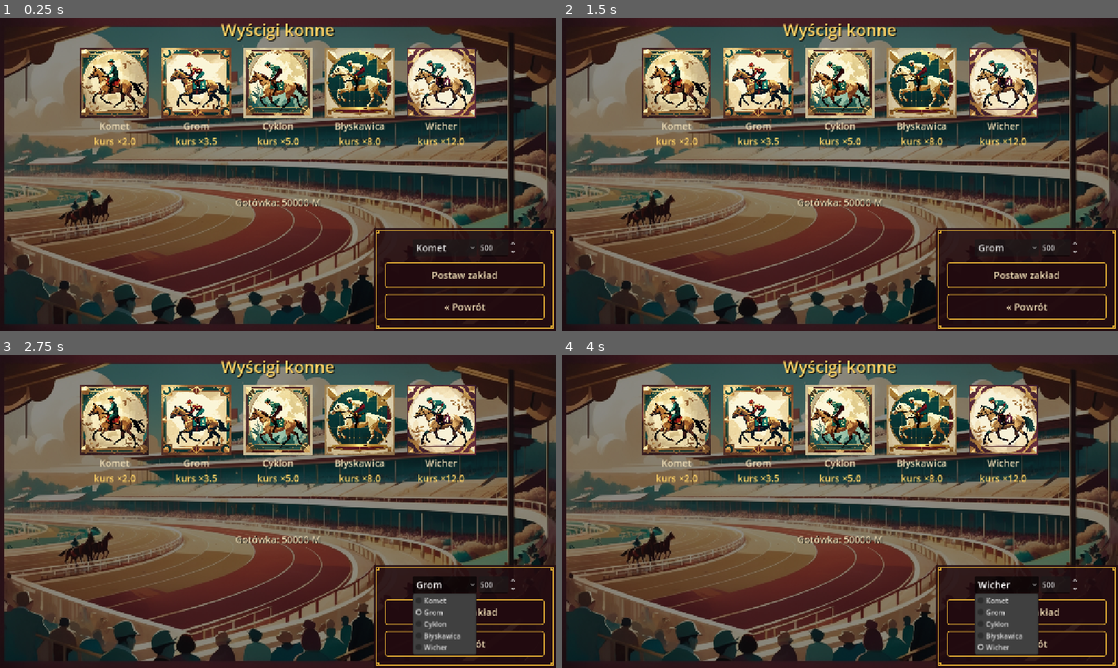
Above: before the commit, frames 1-4 (two rows, left to right).
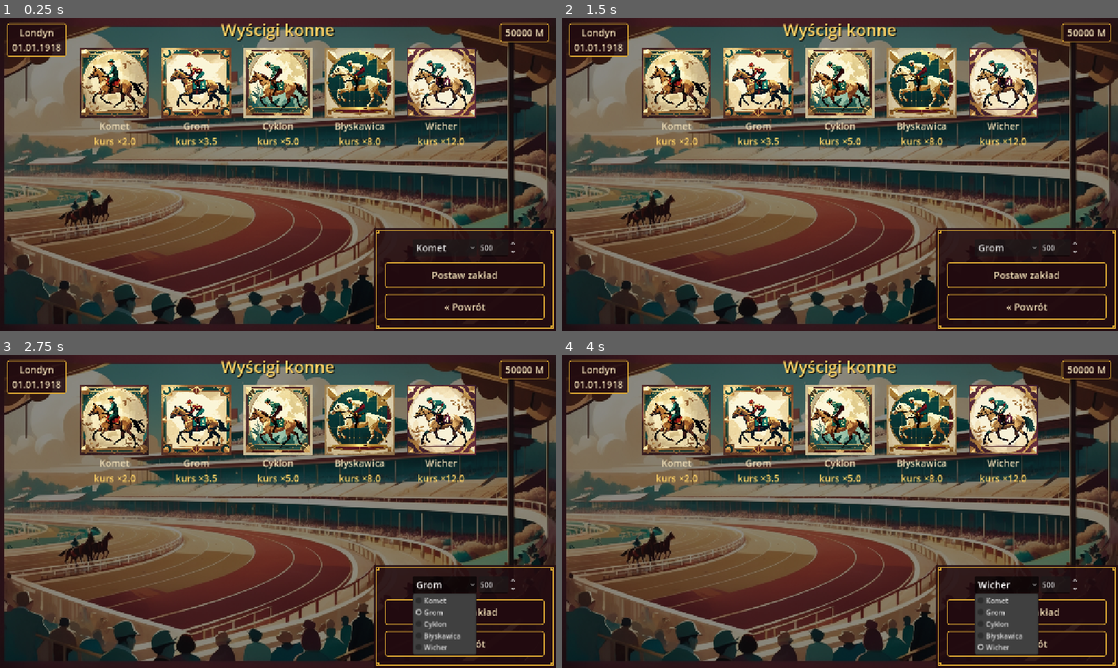
Above: after the commit, the same moments.

Repository: cinekm20/the-forger-retro-tycoon
Game: Godot game, scene res://scenes/races/Races.tscn
Same seed, same stepped clock (60 frames per second), same inputs: the game is played once before the commit and once after it. This scene is started directly instead of the project's main scene.
Inputs:
- Up to frame 1 (0.25 s): no input
- Up to frame 2 (1.5 s): click "Komet" at 0.5 s; click "Postaw zakład" at 1.25 s
- Up to frame 3 (2.75 s): click "Grom" at 2 s
- Up to frame 4 (4 s): click "« Powrót" at 2.75 s; click "Wicher" at 3.5 s

The runs differ from the first frame. In frame 1, 1.0% of the frame differs, in the area x 1-99%, y 1-61%; in frame 2, 1.0%; in frame 3, 1.0%; in frame 4, 1.0%.

Commit message:
Ujednolić wyświetlanie gotówki: wyłącznie skrzynka w prawym górnym rogu
Ta sama skrzynka co w Giełdzie/Rynku (ScreenHelpers.make_corner_status_row)
teraz wszędzie tam, gdzie gotówka była pokazywana w innym stylu:

- ArtSchool.gd: usunięto "Gotówka: X M | Data: Y" ze środka ekranu (błąd
  "za mało gotówki" dostał własny status_label)
- Races.gd: usunięto osobną etykietę "Gotówka: X M"
- Plantation.gd: usunięto "Gotówka" z 4-liniowego bloku (zostały
  Pola/Robotnicy/Zboże) — dodano też margines na górze ekranu, bo siatka
  liczona na całą wysokość viewportu nachodziła nagłówkiem "Legenda" na
  nową skrzynkę
- Warehouse.gd: skrzynka już istniała, ale nie odświeżała się po sprzedaży
  (message ustawiany tylko raz w _ready) — naprawione
- SecurityScreen.gd: NOWA skrzynka (wcześniej brak jakiegokolwiek podglądu
  gotówki), odświeżana po wysłaniu gangstera i po zakończeniu napadu

Dom aukcyjny (per-gracz gotówka przy licytacji wielu graczy naraz) i Hub
(już ma identyczny wygląd, tylko inny kod) zostawione bez zmian —
zgłoszenie użytkownika.

Zweryfikowane renderem headless wszystkich 5 zmienionych ekranów.

Diff:
--- a/game/scenes/art_school/ArtSchool.gd
+++ b/game/scenes/art_school/ArtSchool.gd
@@ -26,7 +26,9 @@
 const EXPLANATION_FONT_SIZE := 28
 
 var explanation_label: Label
-var money_date_label: Label
+var location_label: Label
+var money_label: Label
+var status_label: Label
 var expertise_label: Label
 var course_button: Button
 var quiz_section: VBoxContainer
@@ -44,6 +46,13 @@
 
 func _ready() -> void:
 	ScreenHelpers.make_background(self, "res://art/backgrounds/art_school.jpg")
+	## Zgłoszenie użytkownika: gotówka MA być wyłącznie w skrzynce w prawym
+	## górnym rogu, dokładnie jak w Giełdzie/Rynku (ScreenHelpers.make_corner_status_row),
+	## zamiast w zdaniu "Gotówka: X M | Data: Y" w środku ekranu.
+	var corner := ScreenHelpers.make_corner_status_row(self, "", "")
+	location_label = corner["left"]
+	money_label = corner["right"]
+
 	## use_menu_frame=false + ALIGNMENT_BEGIN + JEDEN rozpychacz na końcu:
 	## zgłoszone przez użytkownika — ozdobna ramka znika, nazwa ekranu zostaje
 	## przypięta na samej górze, przycisk powrotu na samym dole. Treść leci
@@ -69,7 +78,7 @@
 	explanation_label.autowrap_mode = TextServer.AUTOWRAP_WORD
 	explanation_label.custom_minimum_size = Vector2(700, 90)
 
-	money_date_label = ScreenHelpers.make_label(root, "")
+	status_label = ScreenHelpers.make_label(root, "")
 
 	expertise_puzzle = ExpertisePuzzleScript.new()
 	expertise_puzzle.setup(EXPERTISE_PUZZLE_IMAGE, EXPERTISE_PUZZLE_SIZE)
@@ -113,7 +122,7 @@
 	if Paintings.expertise >= Paintings.MAX_EXPERTISE:
 		return
 	if not Economy.spend(TRAINING_COST):
-		money_date_label.text = tr("Za mało gotówki na kurs.")
+		status_label.text = tr("Za mało gotówki na kurs.")
 		return
 	Players.advance_active_player_time(TRAINING_DAYS)
 	if GameState.check_game_over():
@@ -155,7 +164,7 @@
 
 	course_button.visible = false
 	explanation_label.visible = false
-	money_date_label.visible = false
+	status_label.visible = false
 	expertise_label.visible = false
 	expertise_puzzle.visible = false
 	quiz_section.visible = true
@@ -207,7 +216,7 @@
 	quiz_section.visible = false
 	course_button.visible = true
 	explanation_label.visible = true
-	money_date_label.visible = true
+	status_label.visible = true
 	expertise_label.visible = true
 	expertise_puzzle.visible = true
 	_end_course_turn()
@@ -226,7 +235,8 @@
 
 
 func _update_info() -> void:
-	money_date_label.text = tr("Gotówka: %.0f M | Data: %s") % [Economy.player_money, Calendar.format_day(Players.active_day())]
+	location_label.text = tr("%s\n%s") % [Cities.get_city_name(Travel.current_city), Calendar.format_day(Players.active_day())]
+	money_label.text = tr("%.0f M") % Economy.player_money
 
 	var at_max := Paintings.expertise >= Paintings.MAX_EXPERTISE
 	expertise_label.text = tr("Eksperckość: %.0f%%") % [Paintings.expertise * 100.0] + (tr(" (maksimum)") if at_max else "")
--- a/game/scenes/plantation/Plantation.gd
+++ b/game/scenes/plantation/Plantation.gd
@@ -19,11 +19,19 @@
 ## Zgłoszone przez użytkownika: litery mają być większe (domyślne z
 ## ScreenHelpers.make_label to 19).
 const BODY_FONT_SIZE := 22
+## Miejsce zarezerwowane na górze na skrzynki narożne (lokalizacja/data po
+## lewej, gotówka po prawej — ScreenHelpers.make_corner_status_row w
+## _ready()) — bez tego marginesu siatka/kolumny (celowo liczone na CAŁĄ
+## wysokość ekranu, patrz komentarz w _ready) nachodziły nagłówkiem
+## "Legenda" wprost na skrzynkę z gotówką w prawym górnym rogu.
+const TOP_CORNER_MARGIN := 76.0
 
 var plantation_index: int = -1
 
 var grid_container: GridContainer
 var legend_crop_rows: VBoxContainer
+var location_label: Label
+var money_label: Label
 var info_label: Label
 var harvest_status_label: Label
 var crop_option: OptionButton
@@ -42,7 +50,19 @@
 	## realizowały dokładnie ten wzorzec przypięcia do krawędzi, więc tu nie
 	## trzeba nic dodatkowo spinać na poziomie root — tylko poprawić liczenie
 	## rozmiaru siatki, bo zakładało DOKŁADNIE geometrię usuniętej ramki.
+	## Zgłoszenie użytkownika: gotówka MA być wyłącznie w skrzynce w prawym
+	## górnym rogu, dokładnie jak w Giełdzie/Rynku (ScreenHelpers.make_corner_status_row),
+	## zamiast pierwszego wiersza w info_label niżej.
+	var corner := ScreenHelpers.make_corner_status_row(self, "", "")
+	location_label = corner["left"]
+	money_label = corner["right"]
+
 	var root := ScreenHelpers.make_root(self, false)
+
+	var top_spacer := Control.new()
+	top_spacer.custom_minimum_size = Vector2(0, TOP_CORNER_MARGIN)
+	top_spacer.mouse_filter = Control.MOUSE_FILTER_IGNORE
+	root.add_child(top_spacer)
 
 	var main_row := HBoxContainer.new()
 	main_row.alignment = BoxContainer.ALIGNMENT_CENTER
@@ -60,7 +80,7 @@
 	## odpowiadało geometrii ramki, która już nie istnieje.
 	var viewport_size := get_viewport_rect().size
 	var frame_content_width := viewport_size.x
-	var frame_content_height := viewport_size.y
+	var frame_content_height := viewport_size.y - TOP_CORNER_MARGIN
 
 	var grid_total_size := frame_content_height
 	cell_size = (
@@ -142,8 +162,9 @@
 	## treści i przesuwałaby resztę kolumny przy każdej zmianie (patrz
 	## komentarz przy _update_info). Szerokość = wyliczona column_width, nie
 	## stała wartość — musi się zmieścić w połowie "reszty" obok siatki.
-	## Wysokość podniesiona do 120 (z 100) wraz z większą czcionką.
-	info_label.custom_minimum_size = Vector2(column_width, 120)
+	## Wysokość na 3 wiersze (Gotówka przeniesiona do skrzynki w rogu, patrz
+	## _ready wyżej — zostały Pola/Robotnicy/Zboże).
+	info_label.custom_minimum_size = Vector2(column_width, 90)
 	info_column.add_child(info_label)
 
 	## Jedna plantacja może jednocześnie uprawiać WSZYSTKIE 4 rodzaje towaru
@@ -406,21 +427,24 @@
 	_update_info()
 
 
-## CZTERY krótkie, stałe wiersze (każdy z osobna, sam jeden, zawsze mieści
-## się w custom_minimum_size.x bez zawijania) zamiast jednego długiego
-## zdania z autowrap — długość samej TREŚCI zmieniała liczbę zawiniętych
-## linii, więc wysokość etykiety się zmieniała i przesuwała wszystko
-## poniżej niej w tej samej kolumnie (zgłoszone przez użytkownika). "Uprawa"
-## zniknęła z tej listy (jedna plantacja ma teraz WIELE upraw naraz, patrz
-## _update_legend) — zamiast niej "Pola" ma teraz własny, osobny wiersz.
+## TRZY krótkie, stałe wiersze (każdy z osobna, sam jeden, zawsze mieści się
+## w custom_minimum_size.x bez zawijania) zamiast jednego długiego zdania z
+## autowrap — długość samej TREŚCI zmieniała liczbę zawiniętych linii, więc
+## wysokość etykiety się zmieniała i przesuwała wszystko poniżej niej w tej
+## samej kolumnie (zgłoszone przez użytkownika). "Uprawa" zniknęła z tej listy
+## (jedna plantacja ma teraz WIELE upraw naraz, patrz _update_legend) —
+## zamiast niej "Pola" ma teraz własny, osobny wiersz. "Gotówka" przeniesiona
+## do skrzynki w prawym górnym rogu (patrz _ready), więc zostały 3 wiersze.
 func _update_info() -> void:
+	location_label.text = tr("%s\n%s") % [Cities.get_city_name(Travel.current_city), Calendar.format_day(Players.active_day())]
+	money_label.text = tr("%.0f M") % Economy.player_money
+
 	var plantation: Dictionary = PlayerPlantations.plantations[plantation_index]
 	var stored: Dictionary = plantation["stored_goods"]
 	var total_stored := 0
 	for amount in stored.values():
 		total_stored += int(amount)
-	info_label.text = "%s\n%s\n%s\n%s" % [
-		tr("Gotówka: %.0f M") % Economy.player_money,
+	info_label.text = "%s\n%s\n%s" % [
 		tr("Pola: %d") % PlayerPlantations.get_owned_tile_count(plantation_index),
 		tr("Robotnicy: %d") % int(plantation["workers"]),
 		tr("Zboże w magazynie: %d") % total_stored,
--- a/game/scenes/races/Races.gd
+++ b/game/scenes/races/Races.gd
@@ -33,7 +33,8 @@
 var bet_button: Button
 var result_label: Label
 var cooldown_label: Label
-var info_label: Label
+var location_label: Label
+var money_label: Label
 var back_btn: Button
 
 ## Widok animacji, budowany dopiero w _on_bet_pressed (ten sam powód co
@@ -47,6 +48,13 @@
 
 func _ready() -> void:
 	ScreenHelpers.make_background(self, "res://art/backgrounds/races.jpg")
+	## Zgłoszenie użytkownika: gotówka MA być wyłącznie w skrzynce w prawym
+	## górnym rogu, dokładnie jak w Giełdzie/Rynku (ScreenHelpers.make_corner_status_row),
+	## zamiast osobnej etykiety "Gotówka: X M" w środku ekranu.
+	var corner := ScreenHelpers.make_corner_status_row(self, "", "")
+	location_label = corner["left"]
+	money_label = corner["right"]
+
 	## use_menu_frame=false + ALIGNMENT_BEGIN + JEDEN rozpychacz na końcu:
 	## zgłoszone przez użytkownika — ozdobna ramka znika, nazwa ekranu zostaje
 	## przypięta na samej górze, przycisk powrotu na samym dole. Treść leci
@@ -109,7 +117,6 @@
 
 	result_label = ScreenHelpers.make_label(root, "")
 	cooldown_label = ScreenHelpers.make_label(root, "")
-	info_label = ScreenHelpers.make_label(root, "")
 
 	## Zgłoszenie użytkownika: zakład (koń + kwota + przycisk) ma być "ładnie
 	## wyeksponowany" i dołączony do TEJ SAMEJ skrzynki w prawym dolnym rogu
@@ -229,7 +236,8 @@
 
 
 func _update_info() -> void:
-	info_label.text = tr("Gotówka: %.0f M") % Economy.player_money
+	location_label.text = tr("%s\n%s") % [Cities.get_city_name(Travel.current_city), Calendar.format_day(Players.active_day())]
+	money_label.text = tr("%.0f M") % Economy.player_money
 
 
 ## Osobna od _update_info/result_label — zgłoszone przez użytkownika: limit
--- a/game/scenes/security/SecurityScreen.gd
+++ b/game/scenes/security/SecurityScreen.gd
@@ -25,6 +25,8 @@
 const HeistViewScript := preload("res://scripts/ui/HeistView.gd")
 
 var security_label: Label
+var location_label: Label
+var money_label: Label
 var gangster_option: OptionButton
 var rival_option: OptionButton
 var send_btn: Button
@@ -43,6 +45,15 @@
 
 func _ready() -> void:
 	ScreenHelpers.make_background(self, "res://art/backgrounds/gallery.jpg")
+
+	## Zgłoszenie użytkownika: gotówka MA być w skrzynce w prawym górnym
+	## rogu, dokładnie jak w Giełdzie/Rynku (ScreenHelpers.make_corner_status_row)
+	## — na tym ekranie (koszt ochroniarza/gangstera) wcześniej nie było
+	## żadnego stałego podglądu gotówki.
+	var corner := ScreenHelpers.make_corner_status_row(self, "", "")
+	location_label = corner["left"]
+	money_label = corner["right"]
+	_update_money_display()
 
 	## ALIGNMENT_BEGIN + JEDEN rozpychacz na końcu — patrz Races.gd po
 	## uzasadnienie, czemu JEDEN rozpychacz (nie dwa).
@@ -188,6 +199,7 @@
 	if not Economy.spend(Security.GANGSTER_COST):
 		security_label.text = tr("Za mało gotówki na gangstera.")
 		return
+	_update_money_display()
 
 	## Wynik skoku ustalony OD RAZU, dokładnie jak zwycięzca wyścigu w
 	## Races.gd — HeistView tylko wizualizuje ten JUŻ ustalony wynik, nigdy
@@ -231,6 +243,7 @@
 
 	Security.apply_gangster_result(result)
 	_update_rival_labels()
+	_update_money_display()
 	security_label.text = message
 
 
@@ -240,6 +253,11 @@
 	if result["caught"]:
 		return tr("Gangster złapany! Dodatkowa grzywna %.0f M.") % Security.CAUGHT_FINE
 	return tr("Gangster wraca z pustymi rękami — pieniądze przepadły.")
+
+
+func _update_money_display() -> void:
+	location_label.text = tr("%s\n%s") % [Cities.get_city_name(Travel.current_city), Calendar.format_day(Players.active_day())]
+	money_label.text = tr("%.0f M") % Economy.player_money
 
 
 func _update_rival_labels() -> void:
--- a/game/scenes/warehouse/Warehouse.gd
+++ b/game/scenes/warehouse/Warehouse.gd
@@ -14,15 +14,15 @@
 var fill_rects: Dictionary = {}
 var amount_labels: Dictionary = {}
 var status_label: Label
+var location_label: Label
+var money_label: Label
 
 
 func _ready() -> void:
 	ScreenHelpers.make_background(self, "res://art/backgrounds/warehouse.jpg")
 	var corner := ScreenHelpers.make_corner_status_row(self, "", "")
-	var location_label: Label = corner["left"]
-	var money_label: Label = corner["right"]
-	location_label.text = tr("%s\n%s") % [Cities.get_city_name(Travel.current_city), Calendar.format_day(Players.active_day())]
-	money_label.text = tr("%.0f M") % Economy.player_money
+	location_label = corner["left"]
+	money_label = corner["right"]
 
 	## use_menu_frame=false + ALIGNMENT_BEGIN + JEDEN rozpychacz na końcu:
 	## zgłoszone przez użytkownika — ozdobna ramka znika, nazwa ekranu zostaje
@@ -133,6 +133,8 @@
 
 
 func _update_info() -> void:
+	location_label.text = tr("%s\n%s") % [Cities.get_city_name(Travel.current_city), Calendar.format_day(Players.active_day())]
+	money_label.text = tr("%.0f M") % Economy.player_money
 	for crop in Crops.CROPS:
 		var stored := PlayerPlantations.get_total_stored(crop)
 		var ratio := clampf(stored / SILO_VISUAL_CAPACITY, 0.0, 1.0)
